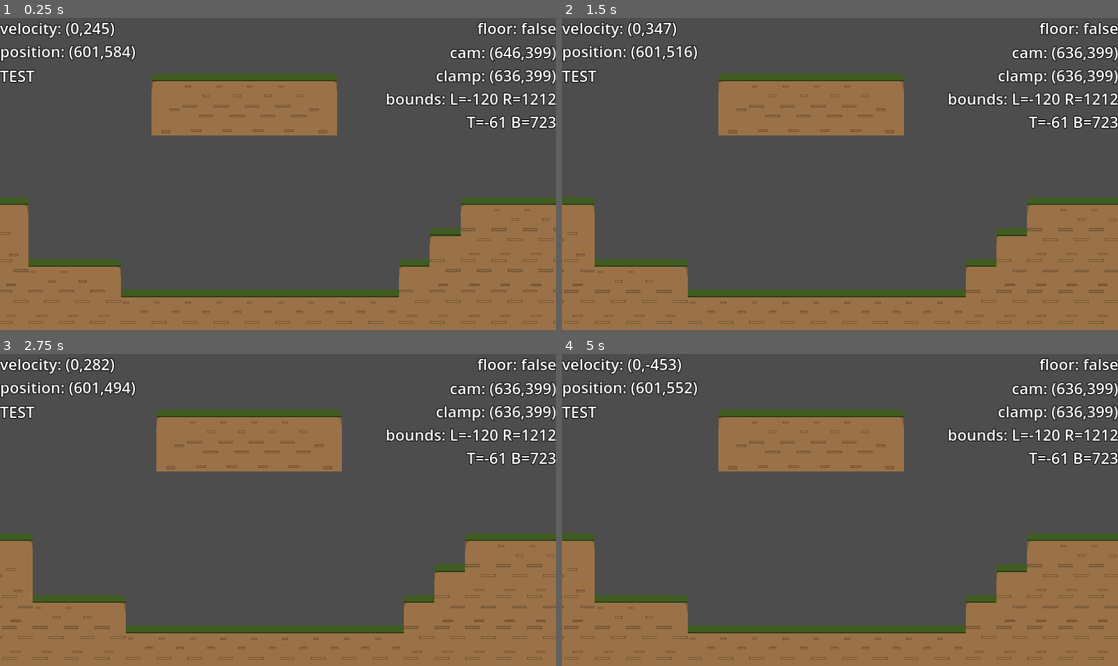
Above: before the commit, frames 1-4 (two rows, left to right).
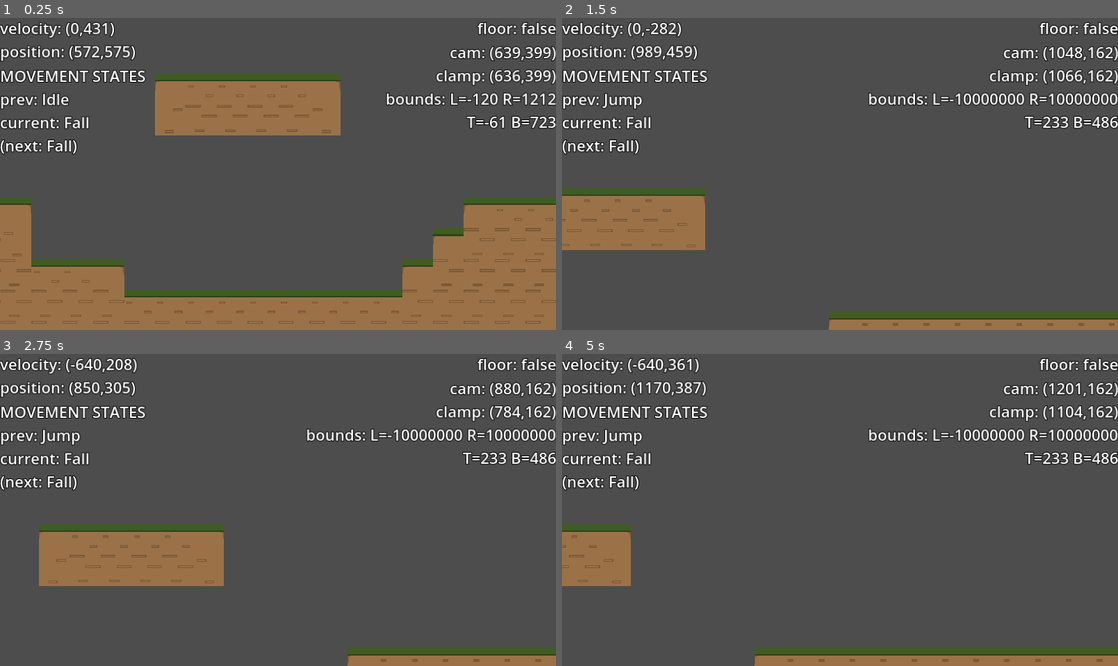
Above: after the commit, the same moments.

Repository: azylazide/untitled-hw-game-G4
Game: Godot game, scene res://src/levels/world.tscn
Two runs of this game, one before a commit and one after it. Both use one fixed random seed, a clock stepped at 60 frames per second and the inputs below.
Inputs:
- Up to frame 1 (0.25 s): no input
- Up to frame 2 (1.5 s): tap Enter (ui_accept) at 0.5 s; hold Space (jump) 0.53-1.28 s; hold D (right) from 0.53 s (still down); tap Space (jump) at 1.35 s
- Up to frame 3 (2.75 s): tap Space (jump) at 1.52, 1.82 s; release D (right) at 2.03 s; hold A (left) from 2.03 s (still down); hold Space (jump) from 2.03 s (still down)
- Up to frame 4 (5 s): release A (left) at 2.78 s; release Space (jump) at 2.78 s; hold D (right) 2.78-4.28 s; tap Space (jump) at 2.85, 3.02, 3.32, 4.35, 4.52, 4.82 s; hold Space (jump) 3.53-4.28 s; hold A (left) from 4.28 s (still down)

The runs differ from the first frame. In frame 1, 3.7% of the frame differs, in the area x 0-100%, y 1-98%; in frame 2, 35%; in frame 3, 39%, in the area x 0-100%, y 1-100%; in frame 4, 32%.

Commit message:
is_on_floor does not bugged with walls try to only apply grav when not on floor temporarily

Diff:
--- a/src/actors/player.gd
+++ b/src/actors/player.gd
@@ -127,7 +127,7 @@
 		Move.STATES.IDLE:
 			var dir = get_direction()
 			velocity.x = 0
-			_apply_gravity(delta)
+			#_apply_gravity(delta)
 
 			was_on_floor = check_floor()
 			_apply_movement(dir)
@@ -151,7 +151,7 @@
 		Move.STATES.RUN:
 			var dir = get_direction()
 			velocity.x = speed*dir
-			_apply_gravity(delta)
+			#_apply_gravity(delta)
 
 			was_on_floor = check_floor()
 			_apply_movement(dir)
@@ -240,7 +240,8 @@
 
 ## Check floor with coyote
 func check_floor() -> bool:
-	return is_on_floor_only() or not coyote_timer.is_stopped()
+	printt(is_on_floor(),is_on_floor_only(),on_floor)
+	return is_on_floor() or not coyote_timer.is_stopped()
 
 func _unhandled_input(event: InputEvent) -> void:
 	match Move.current:
@@ -256,7 +257,7 @@
 			if event.is_action_released("jump"):
 				if velocity.y < min_jump_force:
 					velocity.y = -min_jump_force
-					printt(velocity.y, "cut jump")
+					#printt(velocity.y, "cut jump")
 					change_movement_state(Move.STATES.FALL)
 		Move.STATES.FALL:
 			if event.is_action_pressed("jump"):
--- a/src/actors/player.tscn
+++ b/src/actors/player.tscn
@@ -34,7 +34,7 @@
 shape = SubResource("CircleShape2D_343fi")
 
 [node name="CameraCenter" type="Marker2D" parent="."]
-position = Vector2(80, -75)
+position = Vector2(0, -75)
 
 [node name="GroundDetector" type="ShapeCast2D" parent="."]
 shape = SubResource("SegmentShape2D_txw7r")
--- a/src/levels/world.tscn
+++ b/src/levels/world.tscn
@@ -1,8 +1,8 @@
 [gd_scene load_steps=10 format=3 uid="uid://bgijdlkmeivq3"]
 
+[ext_resource type="PackedScene" uid="uid://b7q83ufyyd08e" path="res://src/actors/player.tscn" id="1_ox13q"]
 [ext_resource type="Texture2D" uid="uid://cr34hq0rgeh0l" path="res://assets/temp tiles.png" id="2_vqklc"]
 [ext_resource type="Script" path="res://src/camera_bound_box.gd" id="3_0nohp"]
-[ext_resource type="PackedScene" uid="uid://cwkild55vtoco" path="res://src/actors/old_player.tscn" id="4_sgp5g"]
 [ext_resource type="Script" path="res://src/remote_cam.gd" id="4_ujvay"]
 
 [sub_resource type="RectangleShape2D" id="RectangleShape2D_hftcy"]
@@ -162,5 +162,5 @@
 player_path = NodePath("../Player")
 x_offset_tiles = 1.2
 
-[node name="Player" parent="." instance=ExtResource("4_sgp5g")]
-position = Vector2(601, 551)
+[node name="Player" parent="." instance=ExtResource("1_ox13q")]
+position = Vector2(572, 527)
